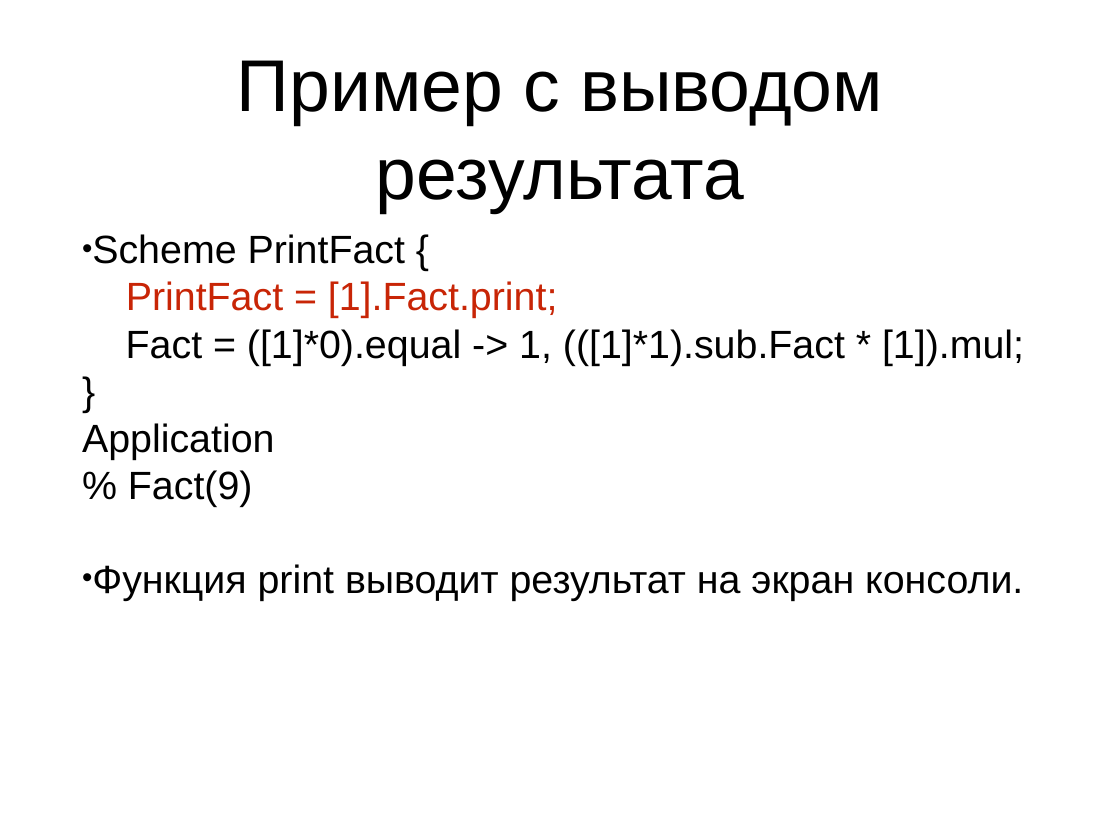
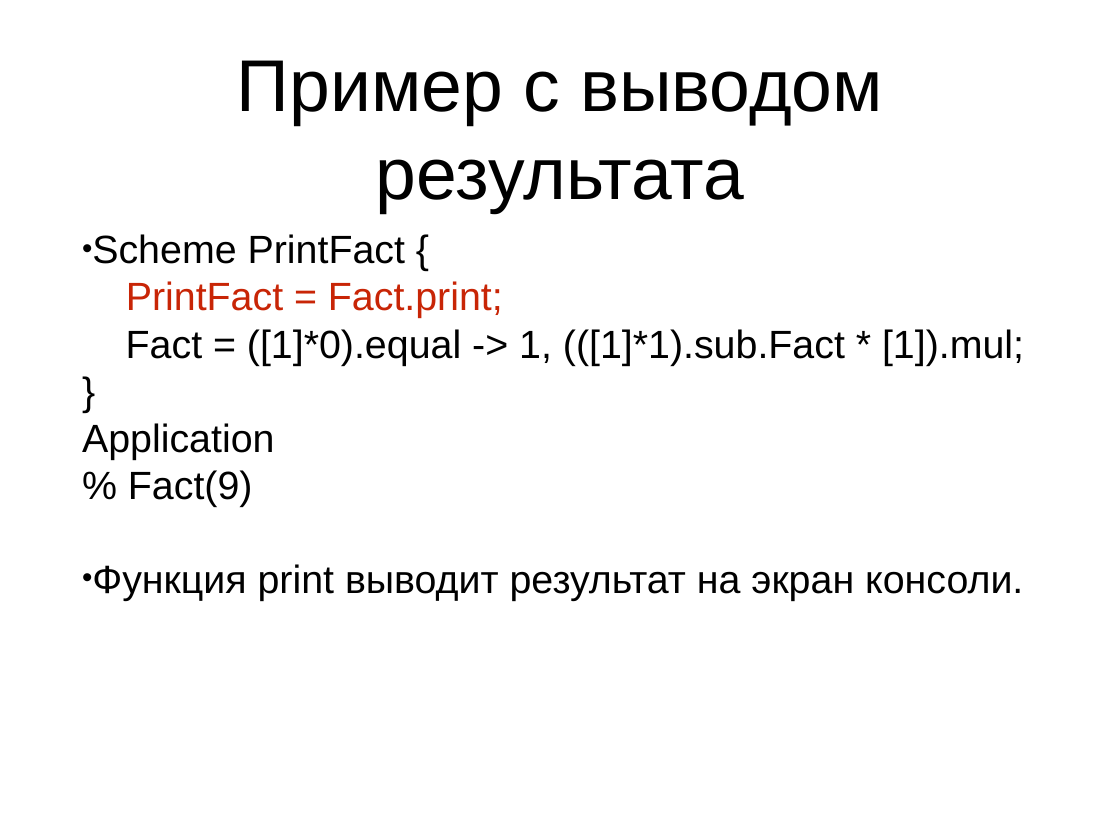
Before and after one commit to Zumisha/Parallel-Programming, a slide deck: slide 29 of Документация/fptl.ppt. Drawn at 1120x840 pixels with LibreOffice and Linux fonts; fonts in the diff are those of the drawing. Boxes give left, top, right and bottom in pixels: in the first picture for what was removed or moved away, otherwise in the second. Text is boxed around its words. In the diff, an @@ line names an element or a change of style, - is before the commit and + after.

```diff
--- a/Документация/fptl.ppt
+++ b/Документация/fptl.ppt
@@ text at <box>82,234,1024,507</box>: text changed @@
-• Scheme PrintFact {
-  PrintFact = [1].Fact.print;
-  Fact = ([1]*0).equal -> 1, (([1]*1).sub.Fact * [1]).mul;
-  }
-  Application
-  % Fact(9)
+• Scheme PrintFact {
+  PrintFact = Fact.print;
+  Fact = ([1]*0).equal -> 1, (([1]*1).sub.Fact * [1]).mul;
+  }
+  Application
+  % Fact(9)
```
Also in this commit, not shown: 11 other slides changed, 1 slide added, 1 slide removed.
